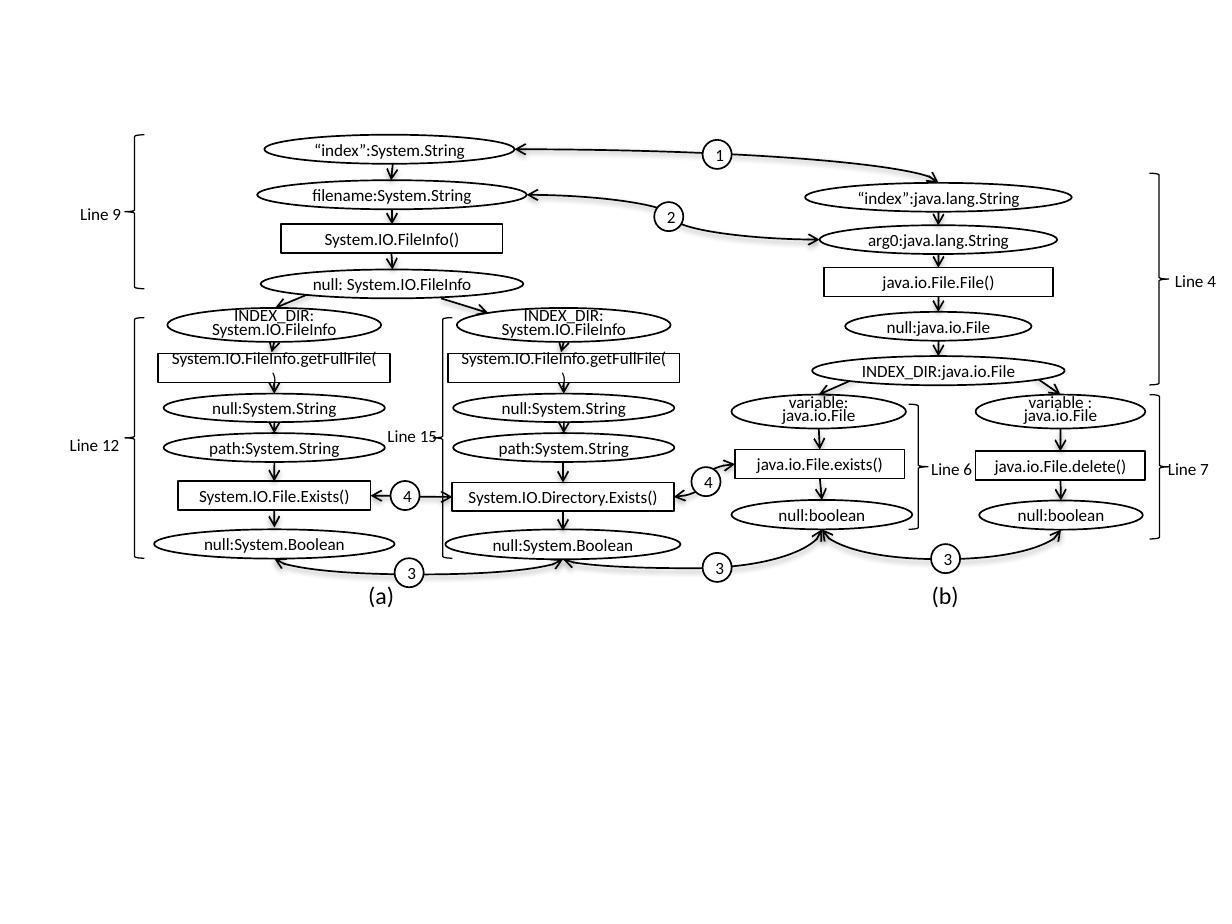
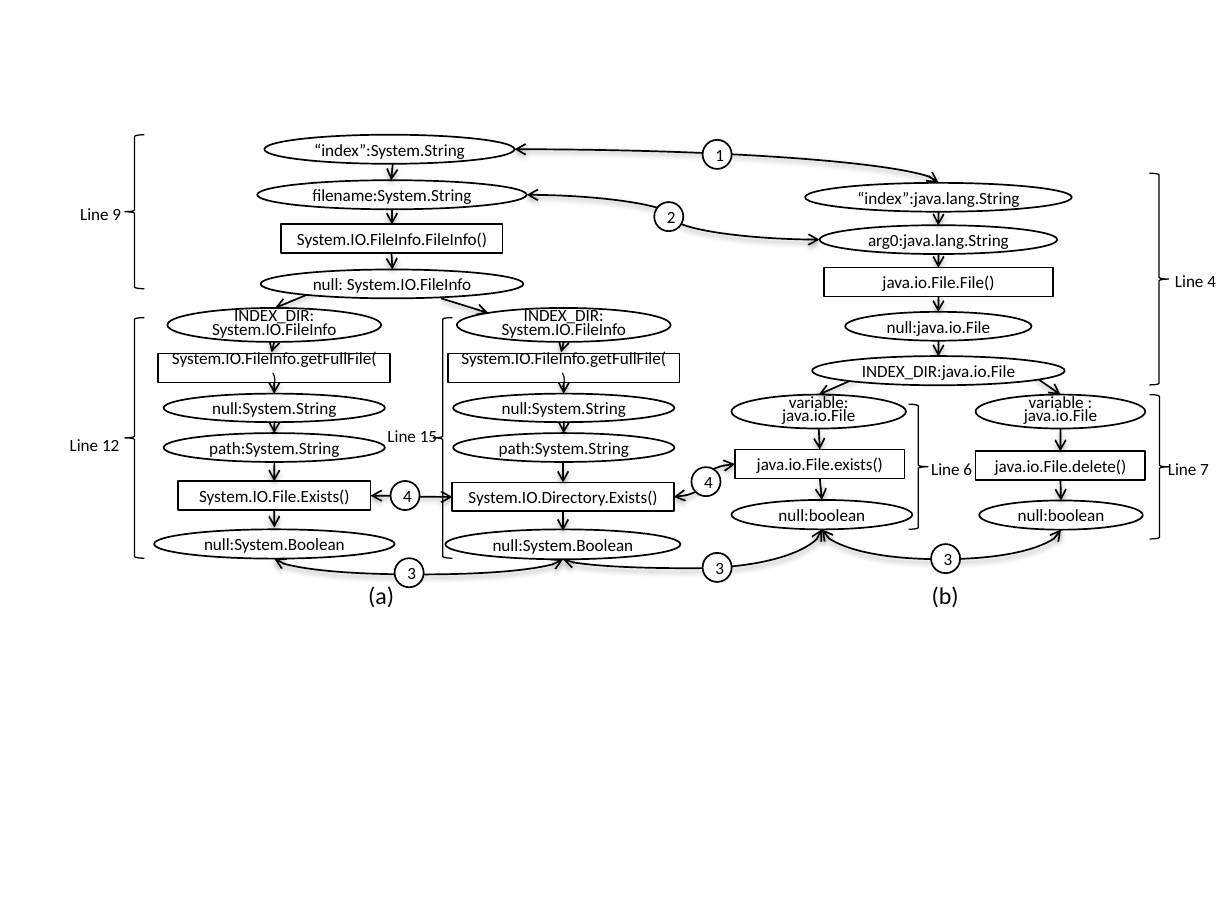
Before and after one commit to wsgan001/asegrp, a slide deck: slide 7 of papers/LanguageMigration/figure/psd/figure.pptx. Drawn at 1232x924 pixels with LibreOffice and Linux fonts; fonts in the diff are those of the drawing. Boxes give left, top, right and bottom in pixels: in the first picture for what was removed or moved away, otherwise in the second. Text is boxed around its words. In the diff, an @@ line names an element or a change of style, - is before the commit and + after.

```diff
--- a/papers/LanguageMigration/figure/psd/figure.pptx
+++ b/papers/LanguageMigration/figure/psd/figure.pptx
@@ text in rectangle at (x1=297, y1=232, x2=487, y2=248): text changed @@
-System.IO.FileInfo()
+System.IO.FileInfo.FileInfo()
```
Also in this commit, not shown: 1 other slide changed, 8 other files.
